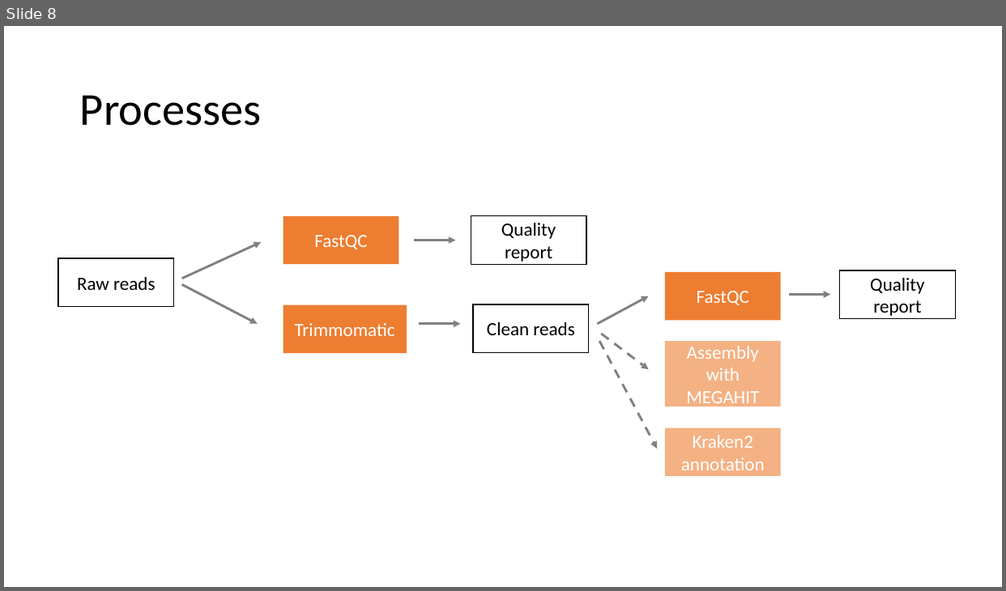
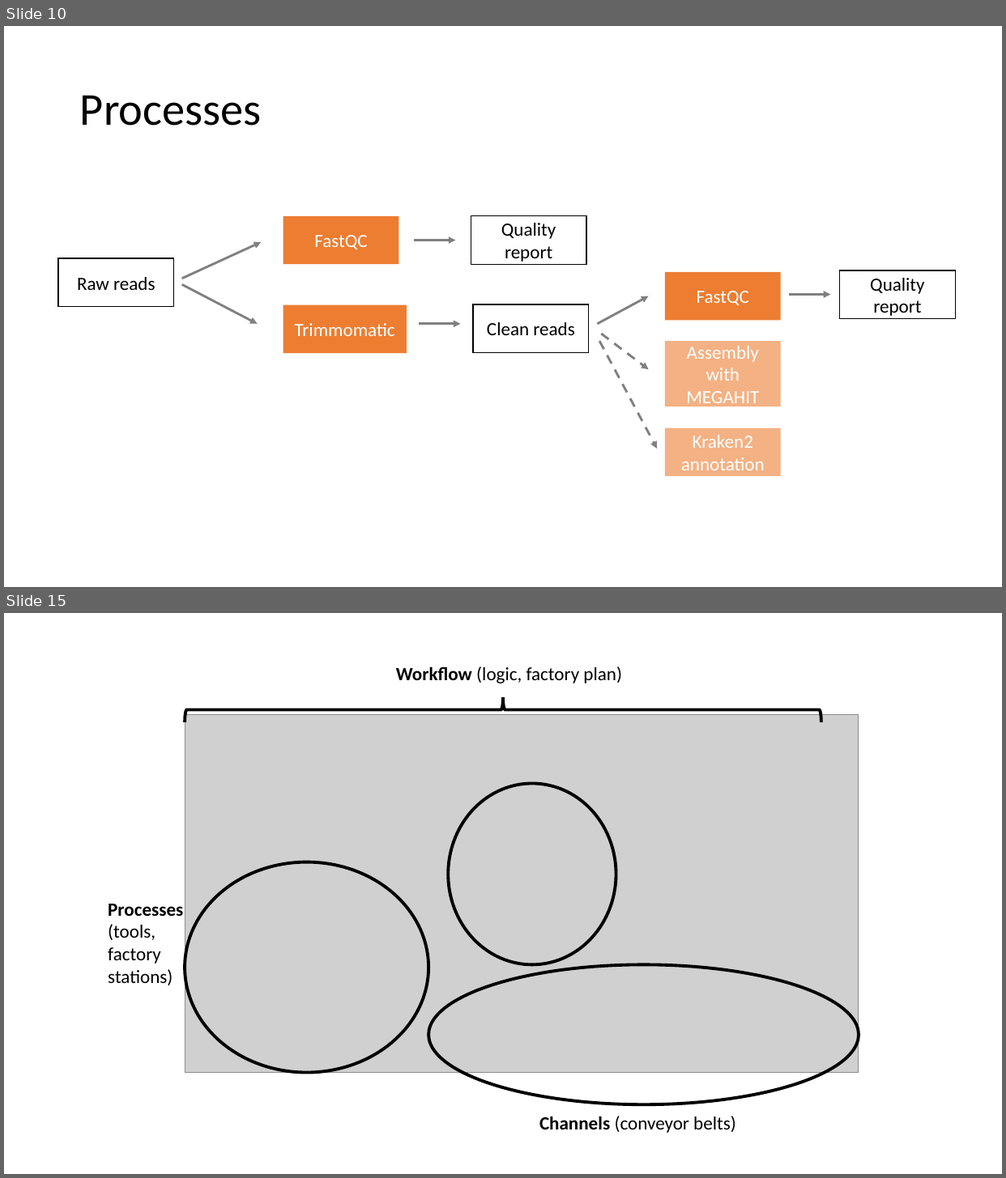
Before and after one commit to hurwitzlab/nextflow_crash_course, a slide deck: day1_material/slides/day1.pptx. Shown one above the other, each under a label of ours: slide 8 before the commit, slides 10 and 15 after it; the slides between them are not shown. The pictures are 1006x591 and 1006x1178 pixels, drawn with LibreOffice and Linux fonts; fonts in the diff are those of the drawing; grey boxes stand for pictures. Boxes give left, top, right and bottom in pixels: in the first picture for what was removed or moved away, otherwise in the second. Text is boxed around its words. In the diff, an @@ line names an element or a change of style, - is before the commit and + after.

```diff
--- a/day1_material/slides/day1.pptx
+++ b/day1_material/slides/day1.pptx
@@ slide 15 added at bbox=[4, 613, 1002, 1174], background #FFFFFF @@
@@ text added at bbox=[396, 666, 622, 683], 18 pt, text #000000 @@
+Workflow (logic, factory plan)
@@ right brace added at bbox=[185, 697, 821, 722], outline #000000 3 pt @@
@@ picture added at bbox=[185, 715, 859, 1072] @@
@@ ellipse added at bbox=[448, 784, 616, 965], outline #000000 3 pt @@
@@ ellipse added at bbox=[185, 862, 428, 1072], outline #000000 3 pt @@
@@ text added at bbox=[108, 904, 183, 986], 18 pt, text #000000 @@
+Processes (tools, factory stations)
@@ ellipse added at bbox=[428, 965, 859, 1105], outline #000000 3 pt @@
@@ text added at bbox=[539, 1116, 736, 1133], 18 pt, text #000000 @@
+Channels (conveyor belts)
@@ what was slide 8 is now slide 10 @@
```
Also in this commit, not shown: 7 other slides added, 1 slide removed, 3 other files.
